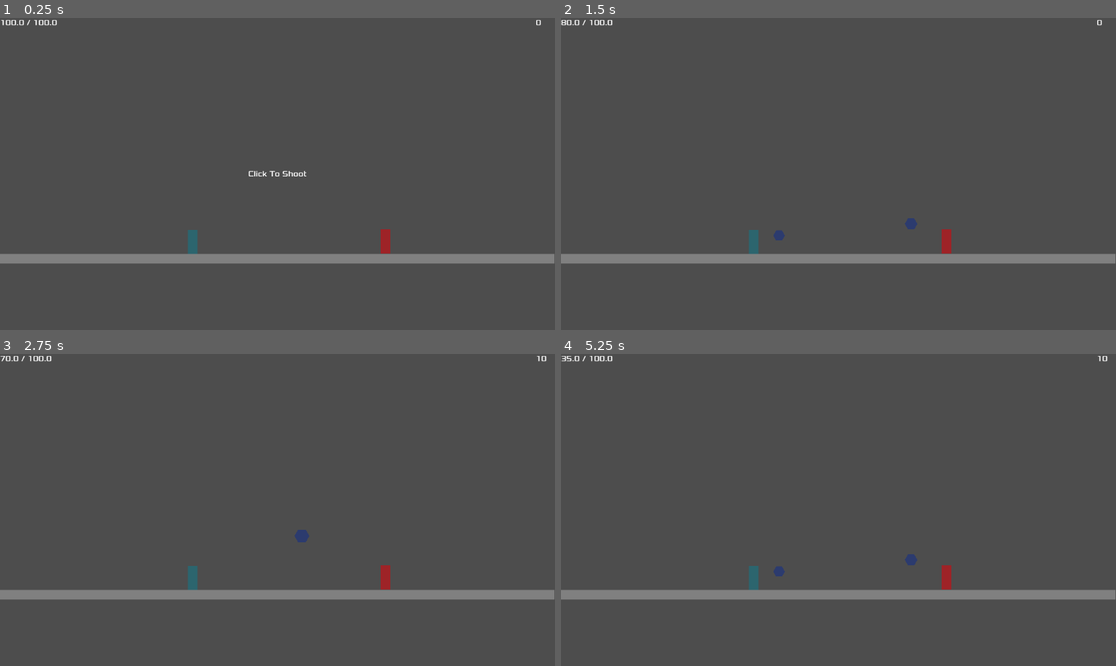
Above: before the commit, frames 1-4 (two rows, left to right).
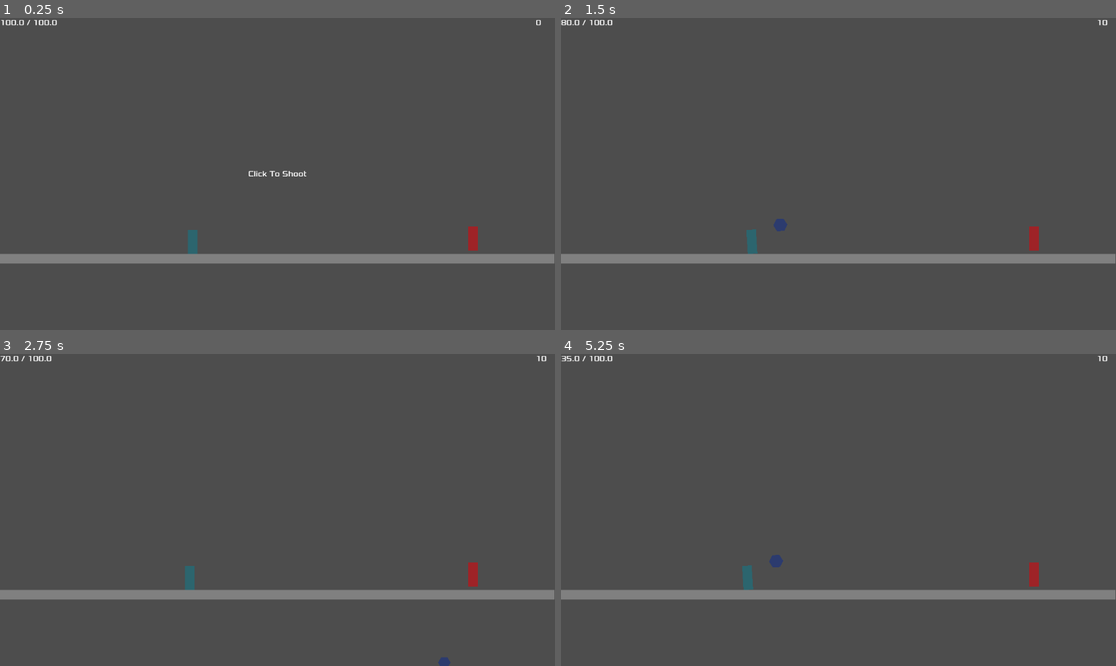
Above: after the commit, the same moments.

Repository: EonViljoen/MerlinEngine
Game: Godot game, scene res://main.tscn
Same seed, same stepped clock (60 frames per second), same inputs: the game is played once before the commit and once after it.
Inputs (mouse positions are in pixels of both pictures, inside the frame that each line leads up to):
- Up to frame 1 (0.25 s): no input
- Up to frame 2 (1.5 s): tap Enter at 0.5 s; move the mouse to (755, 242) at 0.52 s; click (755, 242) at 0.6 s; move the mouse to (727, 189) at 1.27 s; click (727, 189) at 1.35 s
- Up to frame 3 (2.75 s): move the mouse to (333, 441) at 2.02 s; click (333, 441) at 2.1 s
- Up to frame 4 (5.25 s): move the mouse to (810, 572) at 2.77 s; click (810, 572) at 2.85 s; move the mouse to (1005, 556) at 3.52 s; click (1005, 556) at 3.6 s; move the mouse to (672, 463) at 4.27 s; click (672, 463) at 4.35 s; move the mouse to (866, 510) at 5.02 s; click (866, 510) at 5.1 s

The runs differ from the first frame. In frame 1, 0.3% of the frame differs, in the area x 68-87%, y 66-76%; in frame 2, 0.5%; in frame 3, 0.5%; in frame 4, 0.6%, in the area x 32-87%, y 64-76%.

Commit message:
improved projectile arc shots, more smooth, added angles

Diff:
--- a/experimental_projectile.tscn
+++ /dev/null
@@ -1,28 +0,0 @@
-[gd_scene load_steps=5 format=3 uid="uid://tjyscgpv7npt"]
-
-[ext_resource type="Script" uid="uid://b41c02wlipmmu" path="res://scripts/experimental_projectile.gd" id="1_77c7d"]
-[ext_resource type="Texture2D" uid="uid://2sc0qwjtgus5" path="res://icon.svg" id="1_xj0ih"]
-
-[sub_resource type="CircleShape2D" id="CircleShape2D_77c7d"]
-radius = 16.0312
-
-[sub_resource type="CircleShape2D" id="CircleShape2D_xj0ih"]
-radius = 20.025
-
-[node name="experimentalProjectile" type="RigidBody2D"]
-freeze = true
-script = ExtResource("1_77c7d")
-
-[node name="CollisionShape2D" type="CollisionShape2D" parent="."]
-shape = SubResource("CircleShape2D_77c7d")
-
-[node name="Sprite2D" type="Sprite2D" parent="."]
-scale = Vector2(0.2, 0.2)
-texture = ExtResource("1_xj0ih")
-
-[node name="Area2D" type="Area2D" parent="."]
-
-[node name="CollisionShape2D" type="CollisionShape2D" parent="Area2D"]
-shape = SubResource("CircleShape2D_xj0ih")
-
-[connection signal="body_entered" from="Area2D" to="." method="_on_area_2d_body_entered"]
--- a/main.tscn
+++ b/main.tscn
@@ -1,14 +1,39 @@
-[gd_scene load_steps=6 format=3 uid="uid://bfrhvekglh4na"]
+[gd_scene load_steps=13 format=3 uid="uid://bfrhvekglh4na"]
 
 [ext_resource type="PackedScene" uid="uid://dtjaix5asacrc" path="res://character.tscn" id="1_145mt"]
+[ext_resource type="Script" uid="uid://0udwwnexsch3" path="res://scripts/projectile_physics.gd" id="2_7mycd"]
 [ext_resource type="Script" uid="uid://brvsj3m80fgjr" path="res://scripts/target.gd" id="2_ur8c2"]
+[ext_resource type="Script" uid="uid://6ftcvlqdwksk" path="res://scripts/projectile.gd" id="3_272bh"]
 [ext_resource type="PackedScene" uid="uid://djwoc85mb6mfu" path="res://hud.tscn" id="3_h2yge"]
+[ext_resource type="Script" uid="uid://ddhpq8nhita2a" path="res://scripts/projectile_animation.gd" id="4_5vw27"]
 
 [sub_resource type="CanvasTexture" id="CanvasTexture_8uv3a"]
 specular_color = Color(0.501961, 0.501961, 0.501961, 1)
 
 [sub_resource type="RectangleShape2D" id="RectangleShape2D_e1sso"]
 size = Vector2(1152, 20)
+
+[sub_resource type="PhysicsMaterial" id="PhysicsMaterial_qxf0c"]
+
+[sub_resource type="CircleShape2D" id="CircleShape2D_dgwo2"]
+radius = 8.0
+
+[sub_resource type="CircleShape2D" id="CircleShape2D_7mycd"]
+resource_local_to_scene = true
+
+[sub_resource type="PackedScene" id="PackedScene_272bh"]
+resource_local_to_scene = true
+_bundled = {
+"conn_count": 1,
+"conns": PackedInt32Array(4, 0, 19, 18, 2, 0, 0),
+"editable_instances": [],
+"names": PackedStringArray("Projectile", "script", "speed", "angle", "Node2D", "RigidBody2D", "physics_material_override", "can_sleep", "projectileRadius", "segments", "CollisionShape2D", "shape", "Polygon2D", "color", "projectileScaleFactor", "Area2D", "position", "debug_color", "_on_area_2d_body_entered", "body_entered"),
+"node_count": 6,
+"node_paths": [],
+"nodes": PackedInt32Array(-1, -1, 4, 0, -1, 3, 1, 0, 2, 1, 3, 2, 0, 0, 0, 5, 5, -1, 5, 6, 3, 7, 4, 1, 5, 8, 6, 9, 7, 0, 1, 0, 10, 10, -1, 1, 11, 8, 0, 1, 0, 12, 12, -1, 3, 13, 9, 1, 10, 14, 11, 0, 1, 0, 15, 15, -1, 0, 0, 4, 0, 10, 10, -1, 3, 16, 12, 11, 13, 17, 14, 0),
+"variants": [ExtResource("2_7mycd"), 650.0, 50.0, SubResource("PhysicsMaterial_qxf0c"), false, ExtResource("3_272bh"), 12, 6, SubResource("CircleShape2D_dgwo2"), Color(0.688392, 0.268126, 1, 1), ExtResource("4_5vw27"), 1.3, Vector2(0, -2.84217e-14), SubResource("CircleShape2D_7mycd"), Color(0.512864, 0.42195, 1, 0.42)],
+"version": 3
+}
 
 [node name="Battle" type="Node2D"]
 
@@ -28,14 +53,16 @@
 [node name="Player" parent="." instance=ExtResource("1_145mt")]
 modulate = Color(0, 0.52549, 0.615686, 0.419608)
 position = Vector2(400, 464)
+projectileScene = SubResource("PackedScene_272bh")
 roundingStep = 0.01
+spawnRange = 5.0
 currentManaAmount = 100.0
 maxManaAmount = 100.0
 manaRegenRate = 0.05
 
 [node name="Enemy" parent="." groups=["Targets"] instance=ExtResource("1_145mt")]
 modulate = Color(0.882353, 0, 0.027451, 0.545098)
-position = Vector2(800, 464)
+position = Vector2(982, 458)
 script = ExtResource("2_ur8c2")
 isDummy = true
 activeTarget = true
--- a/projectile.tscn
+++ b/projectile.tscn
@@ -14,8 +14,6 @@
 
 [node name="Projectile" type="Node2D"]
 script = ExtResource("1_a85iw")
-speed = 650.0
-angle = 50.0
 
 [node name="RigidBody2D" type="RigidBody2D" parent="."]
 physics_material_override = SubResource("PhysicsMaterial_qxf0c")
--- a/scripts/experimental_projectile.gd
+++ /dev/null
@@ -1,40 +0,0 @@
-extends RigidBody2D
-
-@onready var area2d: Area2D = $Area2D
-
-var dest: Vector2
-var _start: Vector2
-var tween: Tween
-var casCollided: bool = false
-
-func _ready() -> void:
-	freeze = true
-	_start = global_position
-	animate()
-
-
-func animate():
-	var midPoint: Vector2 = (dest + _start)/2
-	midPoint.y -= 100
-
-	tween = get_tree().create_tween()
-	tween.tween_property(self, "global_position", midPoint, 0.5)
-	tween.tween_property(self, "global_position", dest, 0.5)
-
-
-func _on_area_2d_body_entered(body: Node2D) -> void:
-	if casCollided:
-		return
-	if body.is_in_group("Targets"):
-		body.take_damage(10)
-		tween.kill()
-		casCollided = true
-		var x = func() :
-			freeze = false
-			apply_impulse(Vector2.LEFT * 100)
-		x.call_deferred()
-		var timer = get_tree().create_timer(1.0)
-		timer.timeout.connect(
-			func(): queue_free()
-			)
-		#queue_free()
--- a/scripts/player.gd
+++ b/scripts/player.gd
@@ -16,7 +16,6 @@
 
 func _ready():
 	setCurrentMana()
-	#setSpawnRange()
 
 func _process(_delta):
 	if Input.is_action_just_released("ShootProjectile"):
--- a/scripts/projectile.gd
+++ b/scripts/projectile.gd
@@ -6,14 +6,7 @@
 @export var segments : int
 
 func _ready() -> void:
-	#$Area2D.connect("body_entered", _on_rigid_body_2d_body_entered)
 	create_circle(projectileRadius)
-
-
-#func _on_rigid_body_2d_body_entered(body: Node2D):
-	#if body.is_in_group("Targets"):
-		#body.take_damage(10)
-		#queue_free()
 
 func create_circle(radius):
 	var polyPoints = []
--- a/scripts/projectile_animation.gd
+++ b/scripts/projectile_animation.gd
@@ -1,6 +1,7 @@
 extends Polygon2D
 
 @export var projectileScaleFactor : float
+
 
 func _ready() -> void:
 	pulse()
@@ -8,5 +9,5 @@
 func pulse():
 	var tween = create_tween().set_trans(Tween.TRANS_SINE).set_ease(Tween.EASE_IN_OUT).set_loops()
 
-	tween.tween_property(self, "scale", Vector2(projectileScaleFactor, projectileScaleFactor), 0.5)
-	tween.tween_property(self, "scale", Vector2(1, 1), 0.5)
+	tween.tween_property(self, "scale", Vector2(projectileScaleFactor, projectileScaleFactor), 0.1)
+	tween.tween_property(self, "scale", Vector2(1, 1), 0.1)
--- a/scripts/projectile_physics.gd
+++ b/scripts/projectile_physics.gd
@@ -1,38 +1,47 @@
 extends Node2D
-
-@export var speed: float
-@export var angle: float
 
 @onready var area2d: Area2D = $RigidBody2D/Area2D
 @onready var rBody: RigidBody2D = $RigidBody2D
+@onready var drop: float = 100
+@onready var baseShootSpeed: float = 10
+@onready var arcCount: float #Arcs to calculate and track
+@onready var absoluteArcPoints: float = 10.0 #Arcs to happen, only for tracking
+@onready var projectileGravity = ProjectSettings.get_setting("physics/2d/default_gravity")
+@onready var angle: int = randi_range(-1, 1)
 
 var dest: Vector2
 var _start: Vector2
 var tween: Tween
 var hasCollided: bool = false
-
-
-@onready var projectileGravity = ProjectSettings.get_setting("physics/2d/default_gravity")
-
+var adjustedSpeed: float
 
 func _ready() -> void:
 	rBody.freeze = true
 	_start = global_position
-	animate_Shoot()
+	tween = get_tree().create_tween()
+	adjustedSpeed = baseShootSpeed * 100
 
+	arc_shot(dest, _start)
 
-func animate_Shoot():
-	var midPoint: Vector2 = (dest + _start)/2
-	midPoint.y -= 100
+func arc_shot(endPoint: Vector2, currentPoint: Vector2):
+	var distance: float
 
-	tween = get_tree().create_tween()
-	tween.tween_property(self, "global_position", midPoint, 0.5)
-	tween.tween_property(self, "global_position", dest, 0.5)
+	# Break out case
+	if arcCount == absoluteArcPoints:
+		distance = currentPoint.distance_to(endPoint)
+		tween.tween_property(self, "global_position", endPoint, distance/adjustedSpeed)
+		return
 
-#func bounce():
-	#rBody.freeze = false
-	#rBody.apply_impulse(Vector2.LEFT * 100)
+	# Find midpoint
+	var t : float = float(arcCount/absoluteArcPoints)
+	var midPoint : Vector2 = (1 - t) * currentPoint + t * endPoint
 
+	midPoint.y += angle * (drop * (1 - (2 * t - 1) ** 2))
+	distance = currentPoint.distance_to(midPoint)
+	arcCount += 1.0;
+
+	tween.tween_property(self, "global_position", midPoint,  distance/adjustedSpeed)
+	arc_shot(endPoint, midPoint)
 
 func _on_area_2d_body_entered(body: Node2D) -> void:
 	if hasCollided:
Not shown, removed: scripts/experimental_projectile.gd.uid
